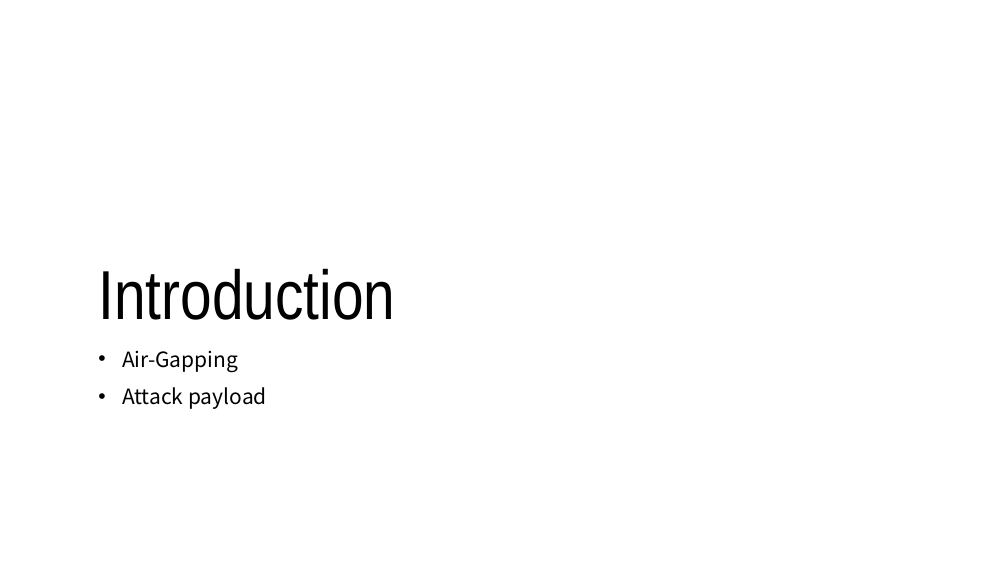
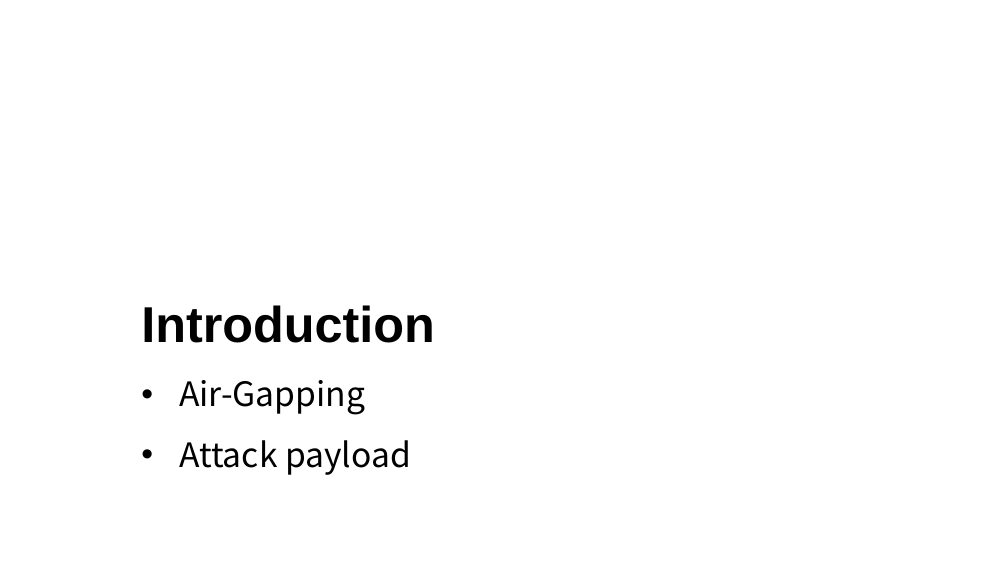
Before and after one commit to JcQSteven/GhostTunnel, a slide deck: slide 3 of Ghost Tunnel.pptx. Drawn at 1008x567 pixels with LibreOffice and Linux fonts; fonts in the diff are those of the drawing. Boxes give left, top, right and bottom in pixels: in the first picture for what was removed or moved away, otherwise in the second. Text is boxed around its words. In the diff, an @@ line names an element or a change of style, - is before the commit and + after.

```diff
--- a/Ghost Tunnel.pptx
+++ b/Ghost Tunnel.pptx
@@ text "Introduction": place and size @@
-text "Introduction" at (98,268,395,409)
+text "Introduction" at (141,305,435,475)
@@ text "Introduction" at (141,305,435,475): size 66 to 48 pt, font Arial Narrow to Arial, bold on in "Introduction"; size 20 to 32 pt in "Air-Gapping", "Attack payload"; line spacing 1 to 1.5; indent changed @@
```
Also in this commit, not shown: 17 other slides changed, 3 slides added, 4 slides removed.
